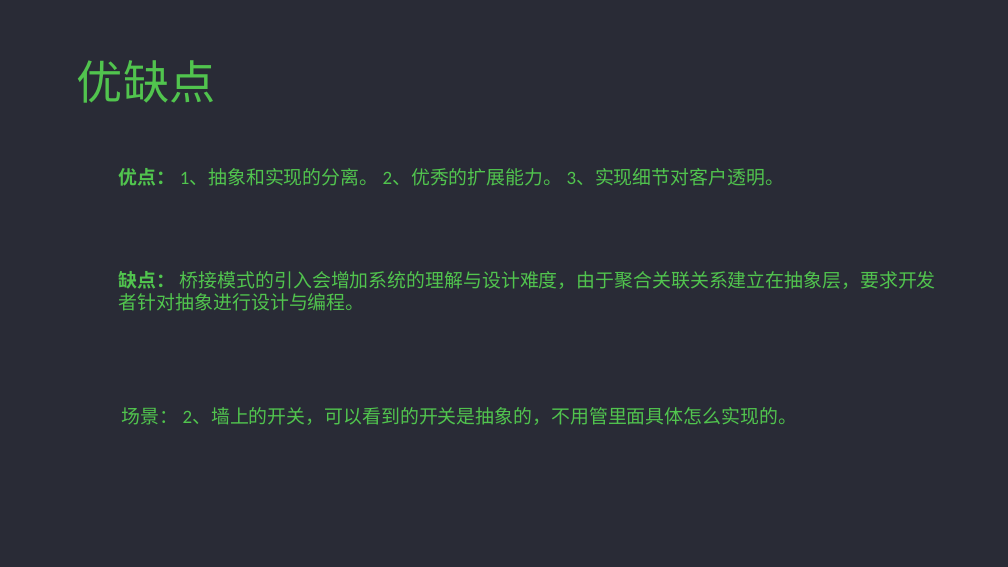
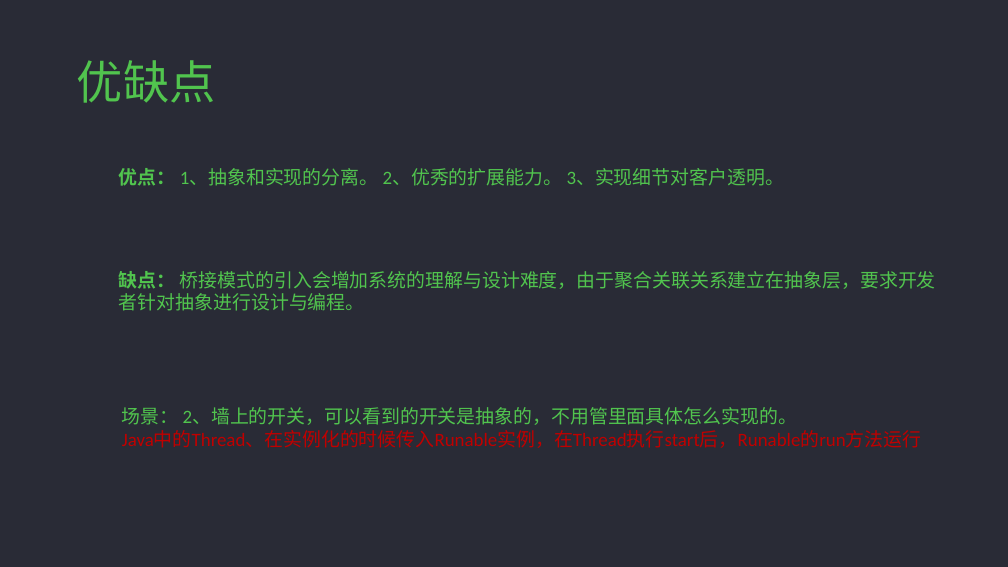
Before and after one commit to huanghongbinGitHub/design_patterns, a slide deck: slide 16 of 设计模式-分享.pptx. Drawn at 1008x567 pixels with LibreOffice and Linux fonts; fonts in the diff are those of the drawing. Boxes give left, top, right and bottom in pixels: in the first picture for what was removed or moved away, otherwise in the second. Text is boxed around its words. In the diff, an @@ line names an element or a change of style, - is before the commit and + after.

```diff
--- a/设计模式-分享.pptx
+++ b/设计模式-分享.pptx
@@ text at (122,430,922,448): paragraph added @@
+Java中的Thread、在实例化的时候传入Runable实例，在Thread执行start后，Runable的run方法运行
```
Also in this commit, not shown: 10 other files.
